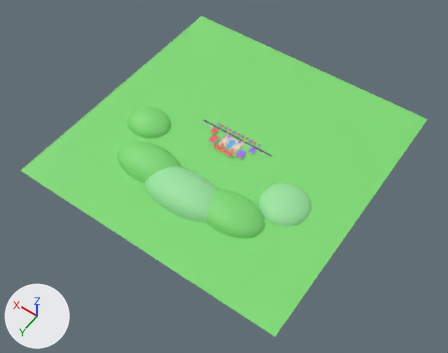
Two versions of the glTF model assets/maps/escola.glb, one commit apart.
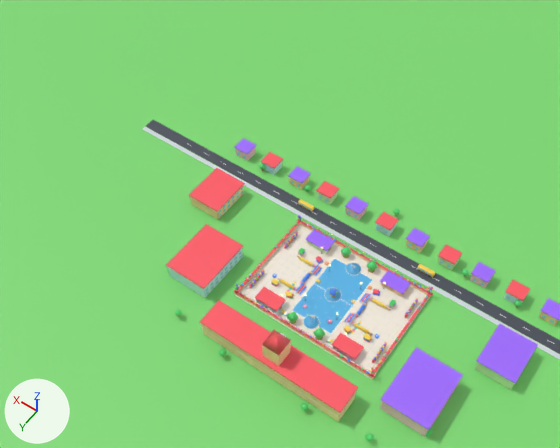
Each version is shown whole from a 50 mm camera at (-1112.0, 1614.0, 2253.0) aimed at (-42.0, 115.0, -102.0), then close up from a 50 mm camera at (-131.0, 241.0, 422.0) aimed at (47.0, -7.0, 32.0). The lights are fixed; the arrows at lower left show +X, +Y and +Z. The last two pictures show the newer version. Vertices at exactly the same position are counted once.

Objects in the first close-up: 'Visual'.
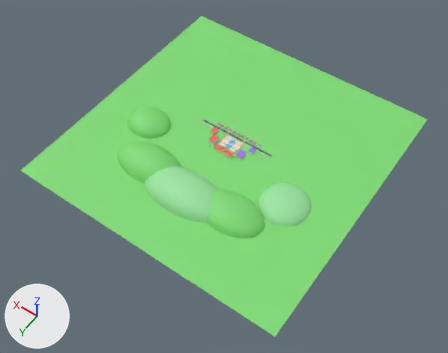
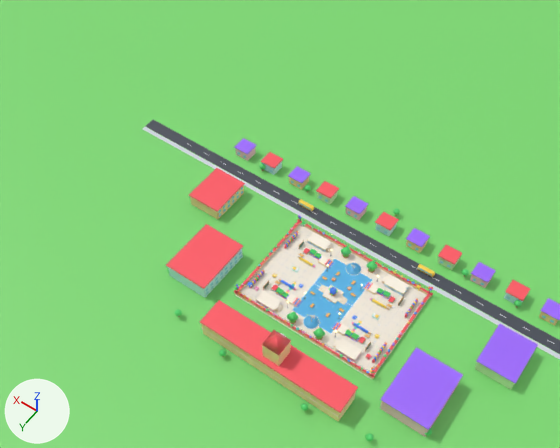
Not visible in the close-ups: 'Anim_Fan10', 'Anim_Fan12', 'Anim_Fan20', 'Anim_Fan23', 'Anim_Fan30', 'Anim_Fan31', 'Anim_Fan34', 'Anim_Fan35', 'Anim_Fan44', 'Anim_Fan47', 'Anim_Fan48', 'Anim_Fan11', 'Anim_Fan26', 'Anim_SkyPlane0', 'Anim_SkyPlane2', 'Anim_SkyPlane3'.

Changed parts and their boxes (x1, y1, x2, y2) in the close-ups (560 x 448 px; the box of a moved part takes in the faces that stretch with it):
'Anim_SkyBlock3', added: after (301, 221, 306, 227)
part 1 of me_visual_019, deleted: before (246, 229, 428, 363)
part 2 of me_visual_019, moved or reshaped: before (211, 152, 554, 379); after (238, 202, 434, 373)

Diff of the bpy script that builds the scene:
```diff
--- a/assets/maps/escola.glb.py
+++ b/assets/maps/escola.glb.py
@@ me_visual_019 @@
-me_visual_019.from_pydata(...)  # 71578 vertices, 137816 faces; spans x -700.0..700.0, y -700.0..700.0, z -90.0..70.0
+me_visual_019.from_pydata(...)  # 57104 vertices, 107888 faces; spans x -700.0..700.0, y -700.0..700.0, z -90.0..70.0
+# me_visual_019 part 1: 224 loose pieces with 15360 vertices, spanning x -51.0..52.0, y -37.0..37.0, z 0.0..7.0, are deleted
+# me_visual_019 part 2: 1614 vertices moved within x -100.0..100.0, y -61.0..50.0, z 0.0..7.0; 19245 vertices removed from x -124.0..124.0, y -61.0..68.0, z -2.0..28.0; 20131 vertices added at x -52.0..52.0, y -37.0..37.0, z 0.0..7.0
+# other edits to the shape of me_visual_019 do not show in these pictures
 me_visual_019.materials.append(mat_floorcream)
@@ me_visual_019 @@
 me_visual_019.materials.append(mat_green)
-me_visual_019.materials.append(mat_stone)  # white #eef0f6
 me_visual_019.materials.append(mat_lawn)
@@ me_visual_019 @@
 me_visual_019.materials.append(mat_pupil)
-me_visual_019.materials.append(mat_cheek)  # pink #ff9fb0
 me_visual_019.materials.append(mat_blob4)
@@ me_visual_019 @@
 me_visual_019.materials.append(mat_conf6)
+me_visual_019.materials.append(mat_platside)  # beige #efcfa2
+me_visual_019.materials.append(mat_plattop)  # pale yellow #fff6e6
+me_visual_019.materials.append(mat_accent)  # yellow #ffd84a
+me_visual_019.materials.append(mat_ramptop)  # pale yellow #f7ebd6
+me_visual_019.materials.append(mat_rampgrip)  # beige #d9be95
+me_visual_019.materials.append(mat_desk)  # orange #f2b96b
+me_visual_019.materials.append(mat_deskleg)  # greyish blue #6b7690
+me_visual_019.materials.append(mat_boardframe)  # orange #c98e4a
+me_visual_019.materials.append(mat_chalk)  # cyan #2e7d6b
@@ ob_anim_fan10 @@
-ob_anim_fan10 = bpy.data.objects.new('Anim_Fan10', me_anim_fan10_005)
@@ ob_anim_fan12 @@
-ob_anim_fan12 = bpy.data.objects.new('Anim_Fan12', me_anim_fan12_009)
@@ ob_anim_fan20 @@
-ob_anim_fan20 = bpy.data.objects.new('Anim_Fan20', me_anim_fan20_002)
@@ ob_anim_fan21 @@
 ob_anim_fan21 = bpy.data.objects.new('Anim_Fan21', me_anim_fan21_005)
-ob_anim_fan21.location = (-34.4, -35.6, 2.7)
+ob_anim_fan21.location = (-34.5, -35.6, 2.7)
@@ ob_anim_fan23 @@
-ob_anim_fan23 = bpy.data.objects.new('Anim_Fan23', me_anim_fan23_007)
@@ ob_anim_fan30 @@
-ob_anim_fan30 = bpy.data.objects.new('Anim_Fan30', me_anim_fan30_006)
@@ ob_anim_fan31 @@
-ob_anim_fan31 = bpy.data.objects.new('Anim_Fan31', me_anim_fan31_005)
@@ ob_anim_fan34 @@
-ob_anim_fan34 = bpy.data.objects.new('Anim_Fan34', me_anim_fan34_004)
@@ ob_anim_fan35 @@
-ob_anim_fan35 = bpy.data.objects.new('Anim_Fan35', me_anim_fan35_002)
@@ ob_anim_fan44 @@
-ob_anim_fan44 = bpy.data.objects.new('Anim_Fan44', me_anim_fan44_007)
@@ ob_anim_fan47 @@
-ob_anim_fan47 = bpy.data.objects.new('Anim_Fan47', me_anim_fan47_009)
@@ ob_anim_fan48 @@
-ob_anim_fan48 = bpy.data.objects.new('Anim_Fan48', me_anim_fan48_005)
@@ ob_anim_skyplane3 @@
+ob_anim_skyplane3 = bpy.data.objects.new('Anim_SkyPlane3', me_anim_skyplane3)  # 28 vertices, 48 faces; spans x -39.2..-36.8, y -0.35..0.7, z -0.61..0.61; in mat_white (white #ffffff), mat_blue (blue #4d8cff)
+ob_anim_skyplane3.location = (0.0, -24.0, 12.5)
@@ ob_anim_skyplane2 @@
+ob_anim_skyplane2 = bpy.data.objects.new('Anim_SkyPlane2', me_anim_skyplane2)  # 28 vertices, 48 faces; spans x -39.2..-36.8, y -0.35..0.7, z -0.61..0.61; in mat_white (white #ffffff), mat_blue (blue #4d8cff)
+ob_anim_skyplane2.location = (0.0, -9.0, 9.0)
@@ ob_anim_skyplane0 @@
+ob_anim_skyplane0 = bpy.data.objects.new('Anim_SkyPlane0', me_anim_skyplane3.copy())
+ob_anim_skyplane0.location = (0.0, 24.0, 9.0)
@@ ob_anim_skyblock3 @@
+ob_anim_skyblock3 = bpy.data.objects.new('Anim_SkyBlock3', me_anim_skyblock3)  # 120 vertices, 220 faces; spans x -1.24..1.24, y -1.23..1.23, z -1.2..1.2; in mat_green (green #47cc63), mat_white (white #ffffff)
+ob_anim_skyblock3.location = (44.0, -30.0, 10.0)
@@ ob_anim_skyblock1 @@
+ob_anim_skyblock1 = bpy.data.objects.new('Anim_SkyBlock1', me_anim_skyblock1)  # 120 vertices, 220 faces; spans x -1.24..1.24, y -1.23..1.23, z -1.2..1.2; in mat_blue (blue #4d8cff), mat_white (white #ffffff)
+ob_anim_skyblock1.location = (44.0, 30.0, 10.0)
@@ ob_anim_skyblock0 @@
+ob_anim_skyblock0 = bpy.data.objects.new('Anim_SkyBlock0', me_anim_skyblock0)  # 120 vertices, 220 faces; spans x -1.24..1.24, y -1.23..1.23, z -1.2..1.2; in mat_red (red #ff5a66), mat_white (white #ffffff)
+ob_anim_skyblock0.location = (-44.0, 30.0, 10.0)
@@ ob_anim_fan26 @@
+ob_anim_fan26 = bpy.data.objects.new('Anim_Fan26', me_anim_fan26)  # a UV sphere (14 segments, 9 rings, poles along z) spanning x -0.76..0.76, y -0.78..0.78, z -0.05..1.63, material slot 0; an icosphere of 80 faces spanning x 0.59..1.0, y -0.2..0.2, z 0.28..1.02, material slot 0; an icosphere of 80 faces spanning x -1.0..-0.59, y -0.2..0.2, z 0.28..1.02, material slot 0; a UV sphere (8 segments, 5 rings, poles along z) spanning x 0.06..0.5, y 0.36..0.8, z 0.82..1.37, material slot 1; a UV sphere (8 segments, 5 rings, poles along z) spanning x -0.5..-0.06, y 0.36..0.8, z 0.82..1.37, material slot 1; a UV sphere (6 segments, 4 rings, poles along z) spanning x 0.18..0.38, y 0.59..0.82, z 0.94..1.25, material slot 2; a UV sphere (6 segments, 4 rings, poles along z) spanning x -0.38..-0.18, y 0.59..0.82, z 0.94..1.25, material slot 2; in mat_blob1 (red #ff7a8a), mat_eye (white #ffffff), mat_pupil (black #20222e)
+ob_anim_fan26.location = (-1.8, -35.6, 2.7)
@@ ob_anim_fan11 @@
+ob_anim_fan11 = bpy.data.objects.new('Anim_Fan11', me_anim_fan11)  # a UV sphere (14 segments, 8 rings, poles along z) spanning x -0.73..0.73, y -0.75..0.75, z -0.04..1.54, material slot 0; an icosphere of 80 faces spanning x -0.95..-0.56, y -0.19..0.19, z 0.26..0.97, material slot 0; an icosphere of 80 faces spanning x 0.56..0.95, y -0.19..0.19, z 0.26..0.97, material slot 0; a UV sphere (8 segments, 5 rings, poles along z) spanning x -0.47..-0.05, y -0.76..-0.34, z 0.77..1.3, material slot 1; a UV sphere (8 segments, 5 rings, poles along z) spanning x 0.05..0.47, y -0.76..-0.34, z 0.77..1.3, material slot 1; a UV sphere (6 segments, 4 rings, poles along z) spanning x -0.36..-0.17, y -0.77..-0.56, z 0.89..1.19, material slot 2; a UV sphere (6 segments, 4 rings, poles along z) spanning x 0.17..0.36, y -0.77..-0.56, z 0.89..1.19, material slot 2; in mat_blob6 (orange #ffaa55), mat_eye (white #ffffff), mat_pupil (black #20222e)
+ob_anim_fan11.location = (12.3, 35.6, 2.7)
```
